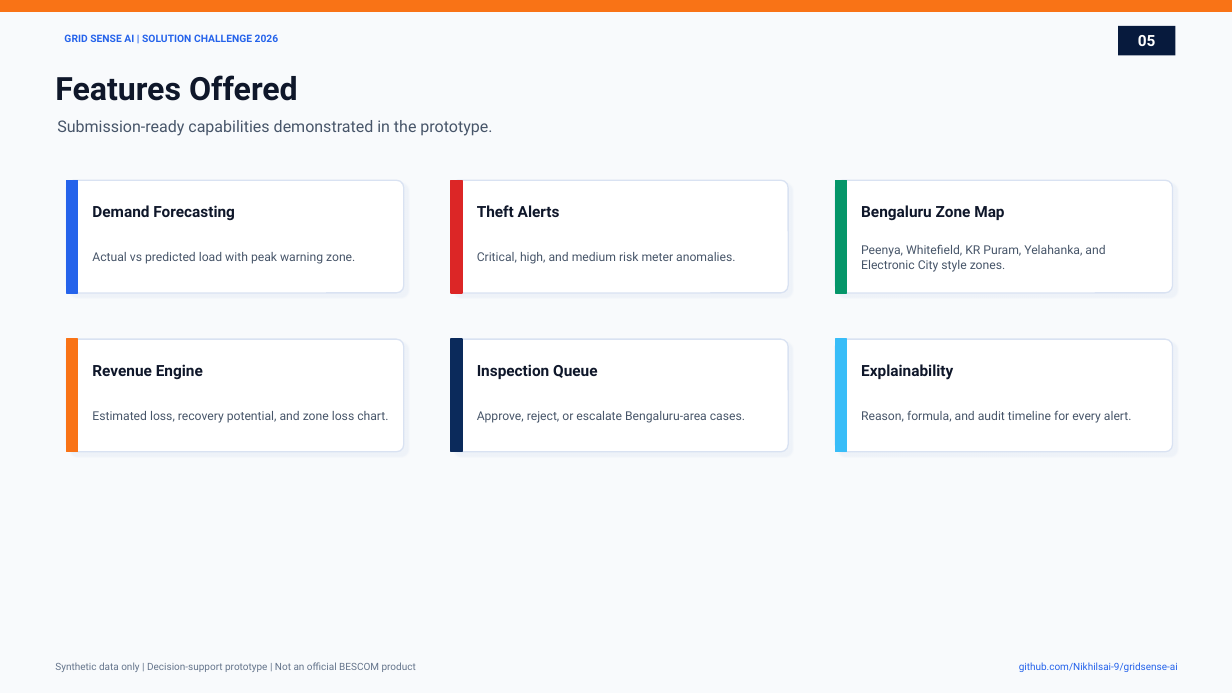
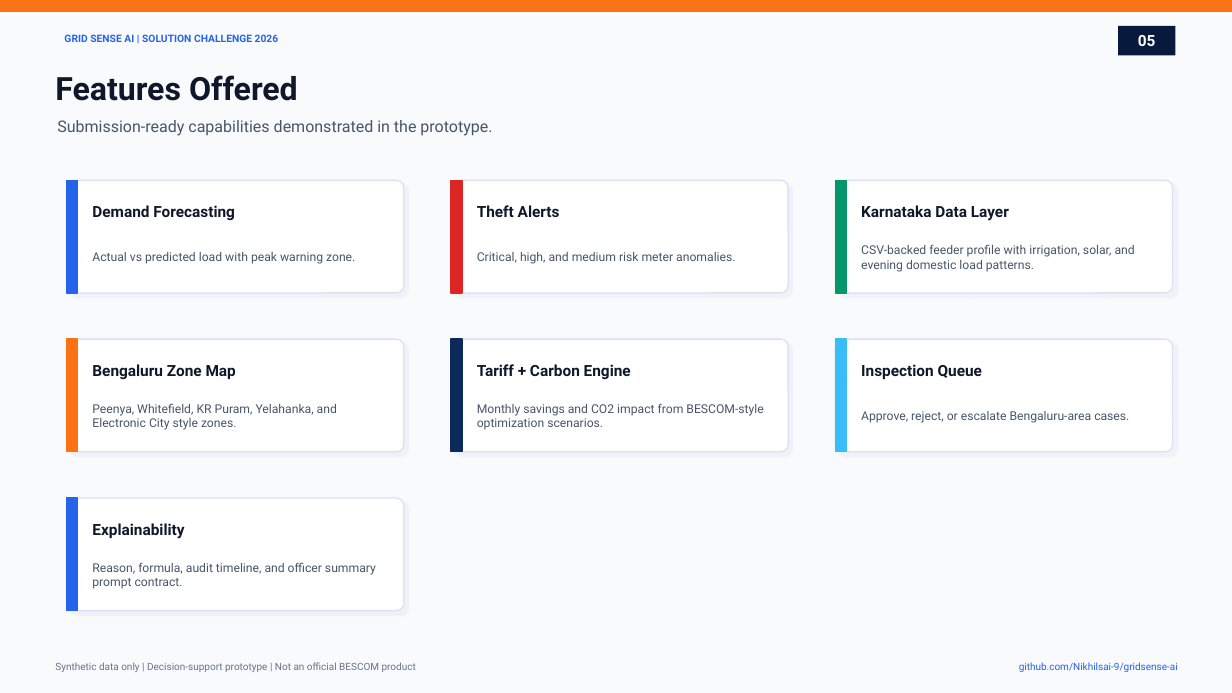
Before and after one commit to Nikhilsai-9/gridsense-ai, a slide deck: slide 5 of submission-deck/GridSense_AI_Prototype_Submission.pptx. Drawn at 1232x693 pixels with LibreOffice and Linux fonts; fonts in the diff are those of the drawing. Boxes give left, top, right and bottom in pixels: in the first picture for what was removed or moved away, otherwise in the second. Text is boxed around its words. In the diff, an @@ line names an element or a change of style, - is before the commit and + after.

Commit message:
Add Karnataka data, tariff engine, and scenario simulator

```diff
--- a/submission-deck/GridSense_AI_Prototype_Submission.pptx
+++ b/submission-deck/GridSense_AI_Prototype_Submission.pptx
@@ text at box(861, 205, 1009, 221): text changed @@
-Bengaluru Zone Map
+Karnataka Data Layer
@@ text at box(861, 245, 1135, 272): text changed @@
-Peenya, Whitefield, KR Puram, Yelahanka, and Electronic City style zones.
+CSV-backed feeder profile with irrigation, solar, and evening domestic load patterns.
@@ text at box(92, 364, 236, 379): text changed @@
-Revenue Engine
+Bengaluru Zone Map
@@ text at box(477, 364, 631, 380): text changed @@
-Inspection Queue
+Tariff + Carbon Engine
@@ text at box(861, 364, 982, 379): text changed @@
-Explainability
+Inspection Queue
@@ text at box(92, 403, 337, 430): text changed @@
-Estimated loss, recovery potential, and zone loss chart.
+Peenya, Whitefield, KR Puram, Yelahanka, and Electronic City style zones.
@@ text at box(477, 404, 763, 430): text changed @@
-Approve, reject, or escalate Bengaluru-area cases.
+Monthly savings and CO2 impact from BESCOM-style optimization scenarios.
@@ text at box(861, 411, 1129, 423): text changed @@
-Reason, formula, and audit timeline for every alert.
+Approve, reject, or escalate Bengaluru-area cases.
@@ rounded rectangle added at box(67, 498, 404, 611), fill #FFFFFF, outline #D9E2F2 1 pt @@
@@ rectangle added at box(67, 498, 78, 611), fill #2563EB, outline #2563EB 1 pt @@
@@ text added at box(92, 523, 184, 539), 12 pt, text #0F172A, bold @@
+Explainability
@@ text added at box(92, 562, 376, 589), 9.5 pt, text #475569 @@
+Reason, formula, audit timeline, and officer summary prompt contract.
```
Also in this commit, not shown: 5 other slides changed, 19 other files.
